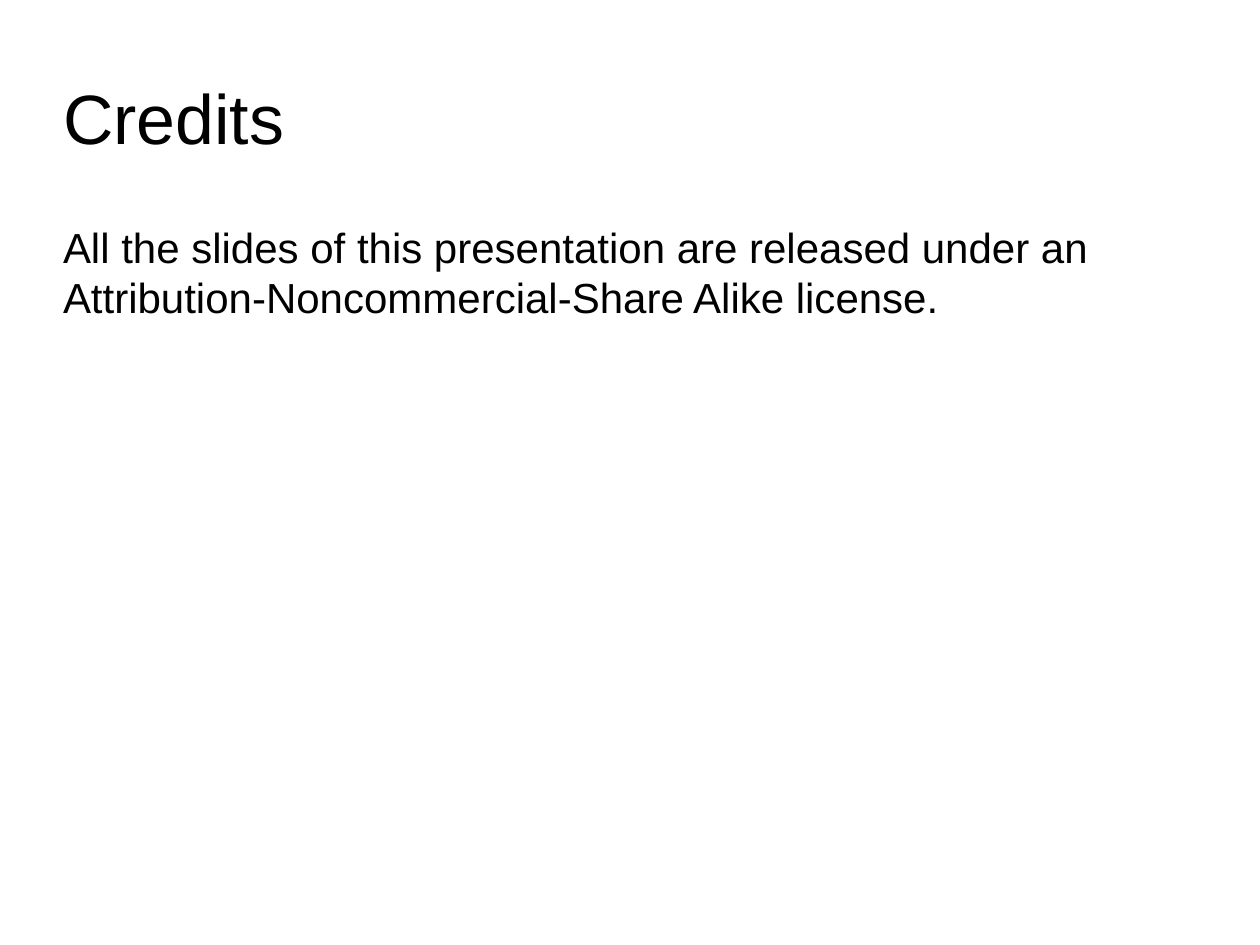
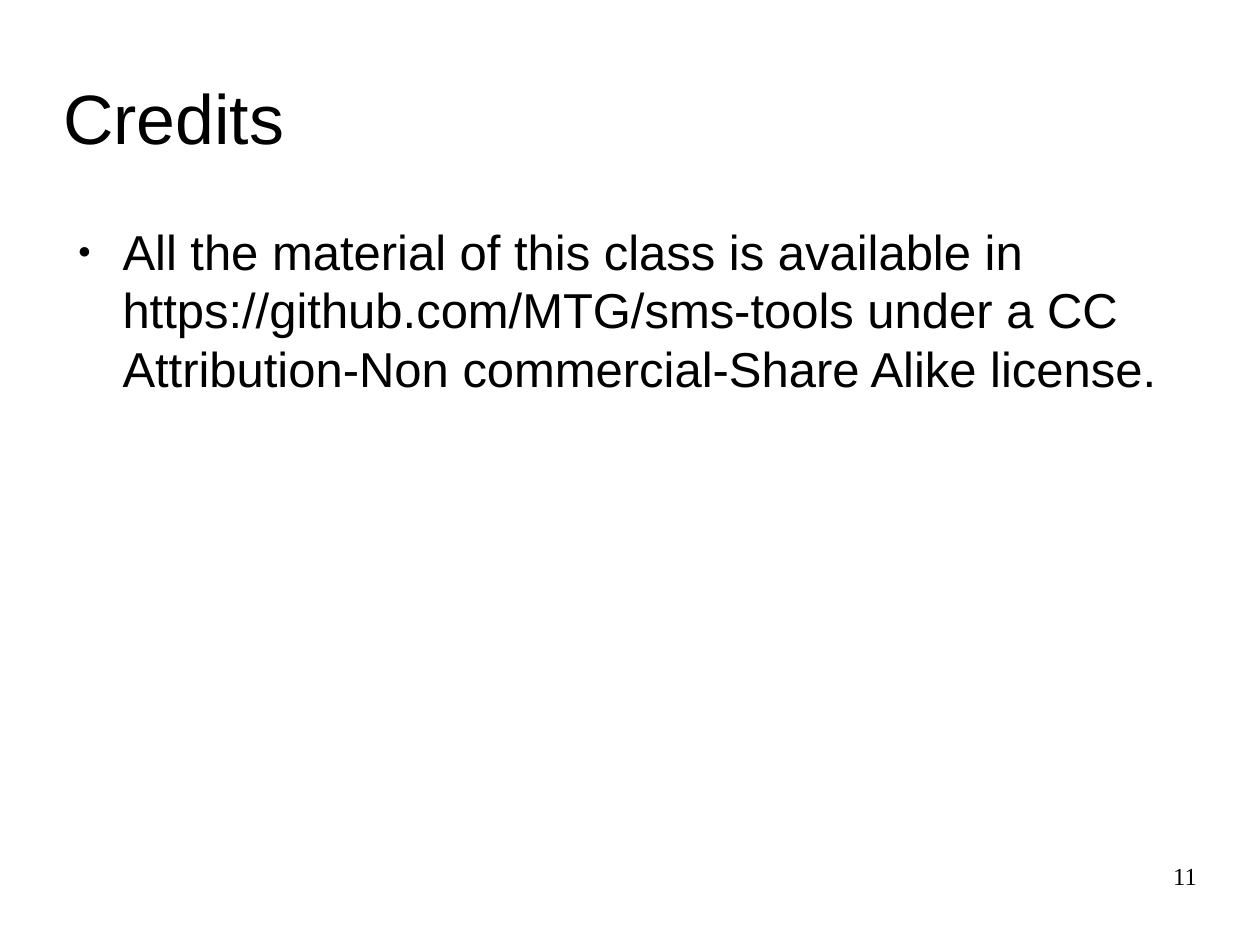
Before and after one commit to MTG/sms-tools, a slide deck: slide 11 of lectures/1-Introduction/Course-outline.odp. Drawn at 1260x945 pixels with LibreOffice and Linux fonts; fonts in the diff are those of the drawing. Boxes give left, top, right and bottom in pixels: in the first picture for what was removed or moved away, otherwise in the second. Text is boxed around its words. In the diff, an @@ line names an element or a change of style, - is before the commit and + after.

```diff
--- a/lectures/1-Introduction/Course-outline.odp
+++ b/lectures/1-Introduction/Course-outline.odp
@@ text at (x1=123, y1=234, x2=1156, y2=388): text changed; size 24 to 28 pt @@
-All the slides of this presentation are released under an Attribution-Noncommercial-Share Alike license.
+● All the material of this class is available in https://github.com/MTG/sms-tools under a CC Attribution-Non commercial-Share Alike license.
@@ page number added at (x1=1173, y1=869, x2=1197, y2=885), 14 pt, text #000000 @@
+11
```
Also in this commit, not shown: 10 other slides changed, 37 other files.
